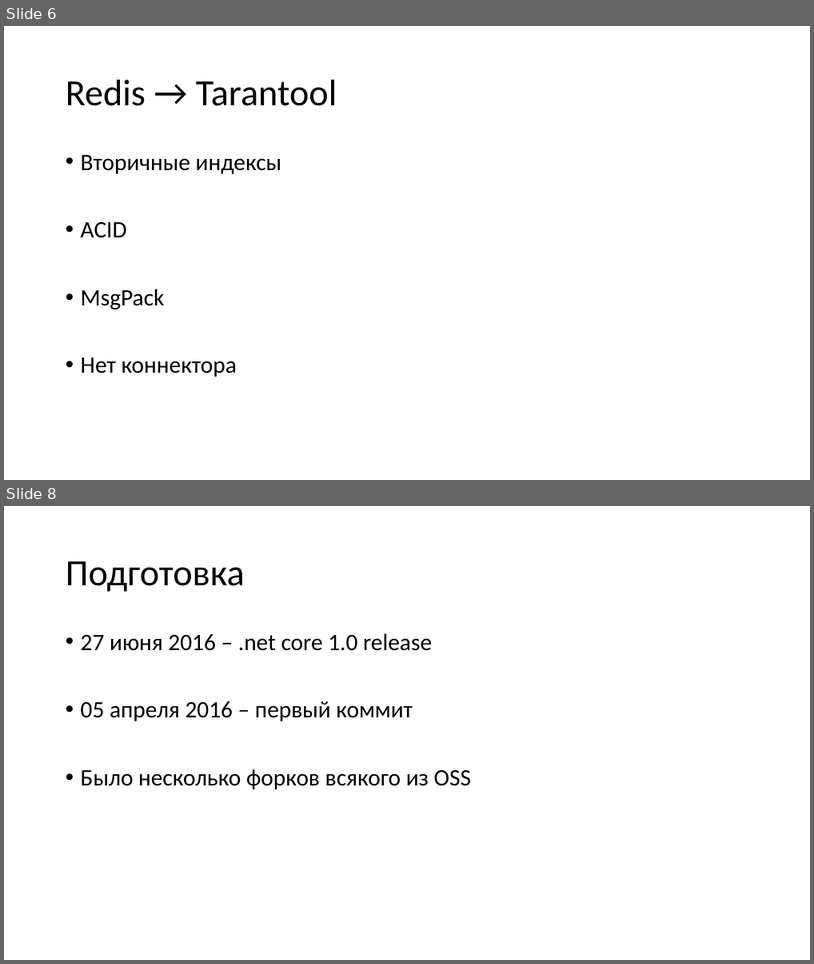
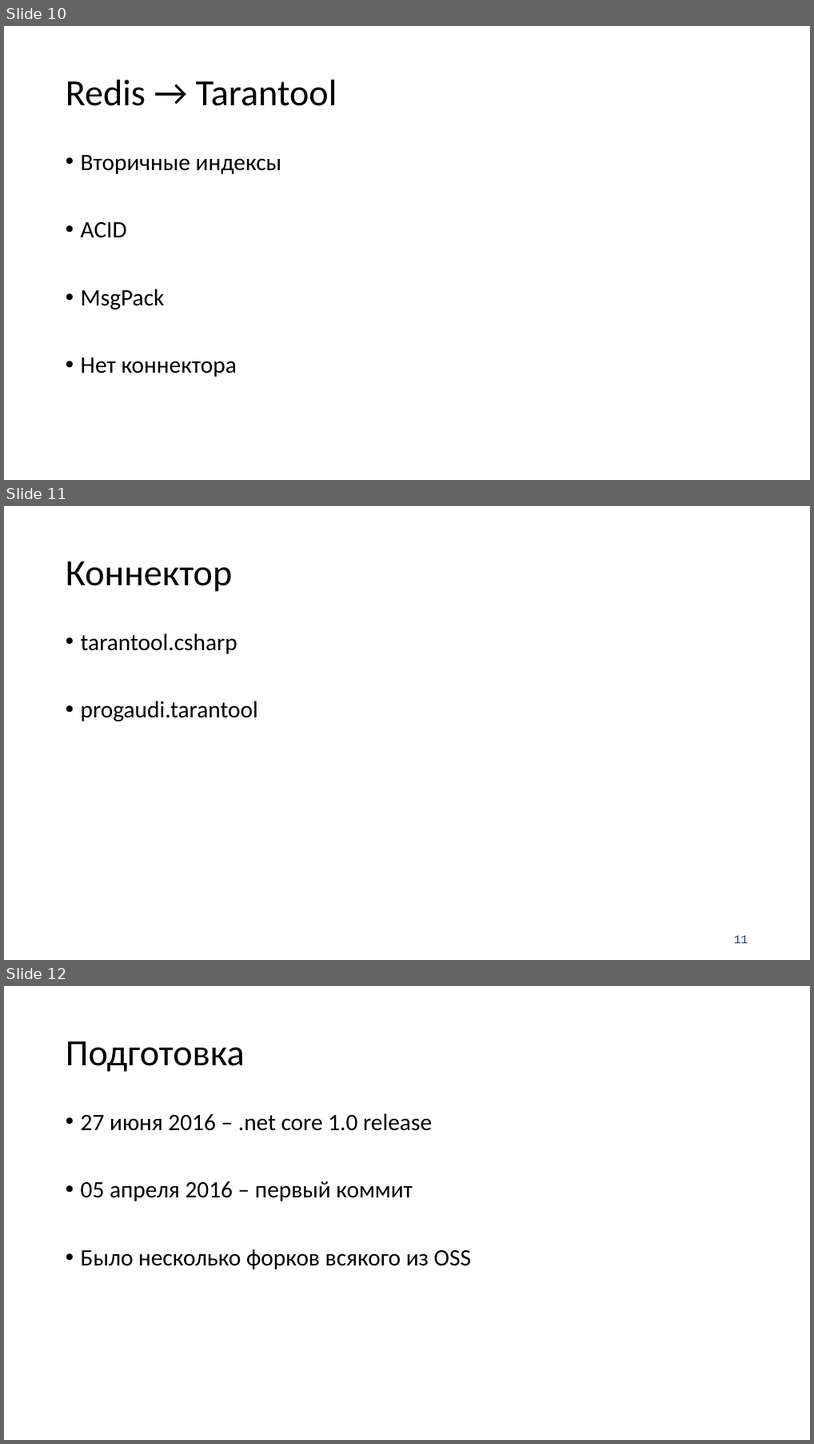
Before and after one commit to aensidhe/presentations, a slide deck: 2019/03/htp.2019.03.04-02.pptx. Shown one above the other, each under a label of ours: slides 6 and 8 before the commit, slides 10, 11 and 12 after it; the slides between them are not shown. The pictures are 814x964 and 814x1444 pixels, drawn with LibreOffice and Linux fonts; fonts in the diff are those of the drawing; background and template pictures are left out. Boxes give left, top, right and bottom in pixels: in the first picture for what was removed or moved away, otherwise in the second. Text is boxed around its words. In the diff, an @@ line names an element or a change of style, - is before the commit and + after.

```diff
--- a/2019/03/htp.2019.03.04-02.pptx
+++ b/2019/03/htp.2019.03.04-02.pptx
@@ slide 11 added at box(4, 506, 810, 960), background #FFFFFF @@
@@ title added at box(66, 561, 232, 592), 44 pt, text #000000 @@
+Коннектор
@@ text added at box(81, 633, 258, 721), 28 pt, text #000000 @@
+• tarantool.csharp
+• progaudi.tarantool
@@ page number added at box(734, 935, 749, 943), 14 pt, text #203864 @@
+11
@@ what was slide 6 is now slide 10 @@
@@ what was slide 8 is now slide 12 @@
```
Also in this commit, not shown: 1 slide changed, 3 other slides added.
